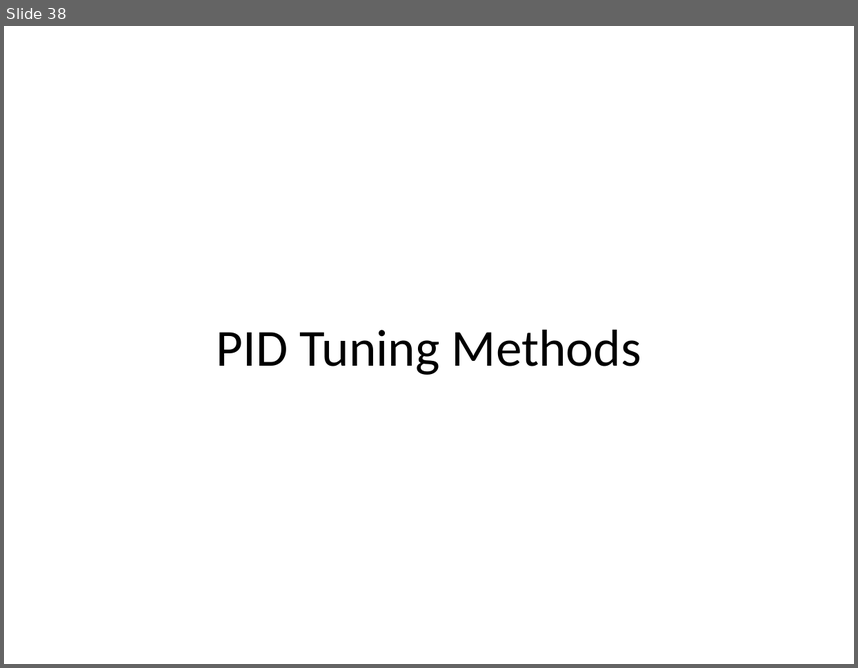
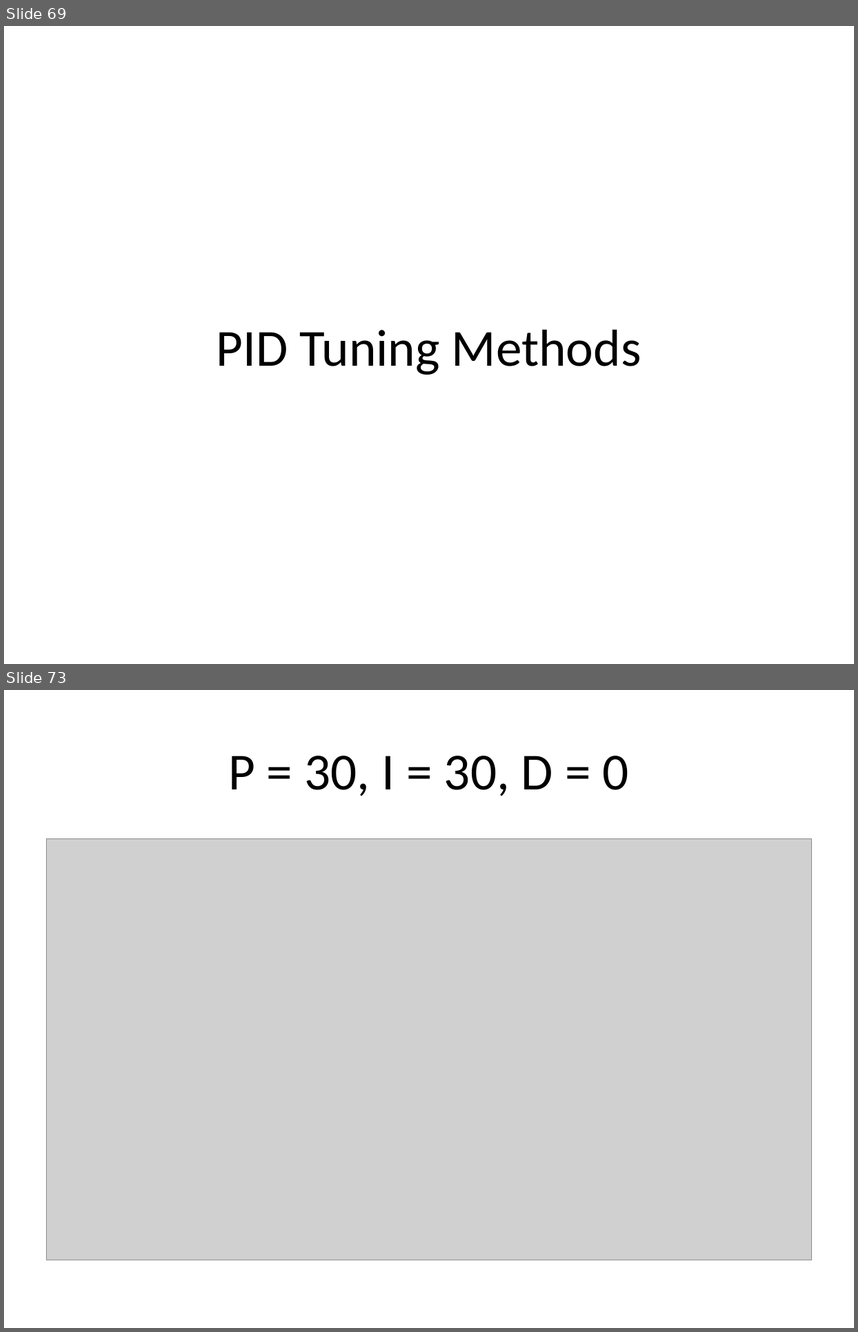
Before and after one commit to arkorobotics/PID, a slide deck: Documents/PID.pptx. Shown one above the other, each under a label of ours: slide 38 before the commit, slides 69 and 73 after it; the slides between them are not shown. The pictures are 858x668 and 858x1332 pixels, drawn with LibreOffice and Linux fonts; fonts in the diff are those of the drawing; grey boxes stand for pictures. Boxes give left, top, right and bottom in pixels: in the first picture for what was removed or moved away, otherwise in the second. Text is boxed around its words. In the diff, an @@ line names an element or a change of style, - is before the commit and + after.

```diff
--- a/Documents/PID.pptx
+++ b/Documents/PID.pptx
@@ slide 73 added at box(4, 690, 854, 1328), background #FFFFFF @@
@@ title added at box(228, 756, 629, 796), 44 pt, text #000000 @@
+P = 30, I = 30, D = 0
@@ picture added at box(47, 839, 811, 1259) @@
@@ what was slide 38 is now slide 69 @@
```
Also in this commit, not shown: 2 slides changed, 40 other slides added, 1 slide removed, 1 other file.
